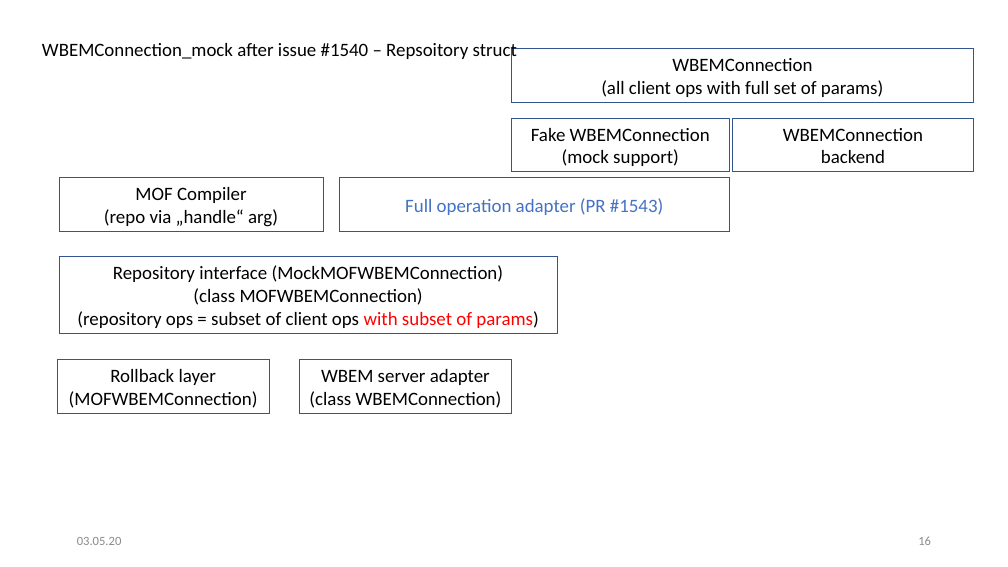
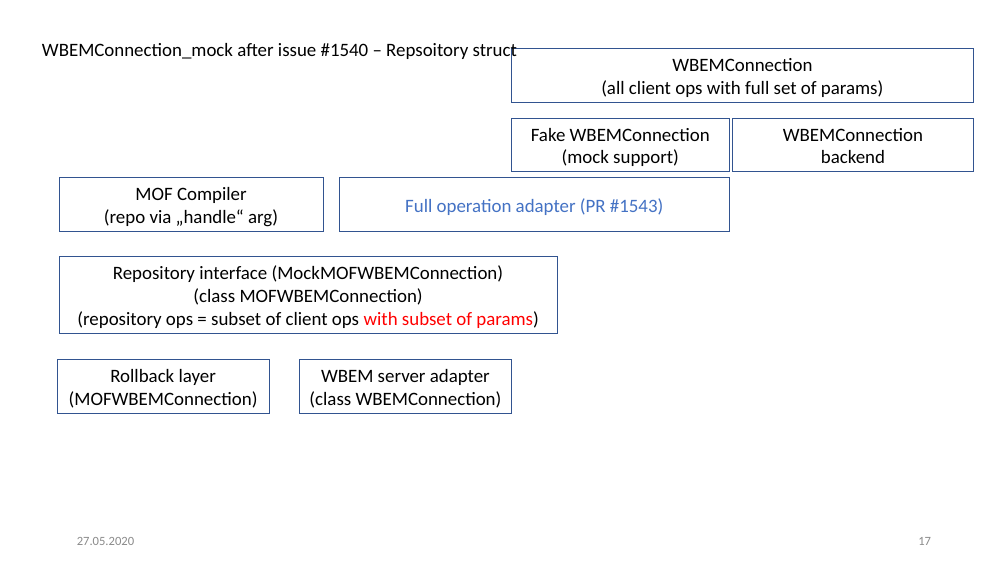
Before and after one commit to pywbem/pywbem, a slide deck: slide 17 of design/RepositoryStructure.pptx (slide 16 before the commit). Drawn at 1008x567 pixels with LibreOffice and Linux fonts; fonts in the diff are those of the drawing. Boxes give left, top, right and bottom in pixels: in the first picture for what was removed or moved away, otherwise in the second. Text is boxed around its words. In the diff, an @@ line names an element or a change of style, - is before the commit and + after.

```diff
--- a/design/RepositoryStructure.pptx
+++ b/design/RepositoryStructure.pptx
@@ text at [77,537,134,545]: text changed @@
-03.05.20
+27.05.2020
@@ page number at [918,537,931,545]: text changed @@
-16
+17
```
Also in this commit, not shown: 22 other slides changed, 1 slide added.
